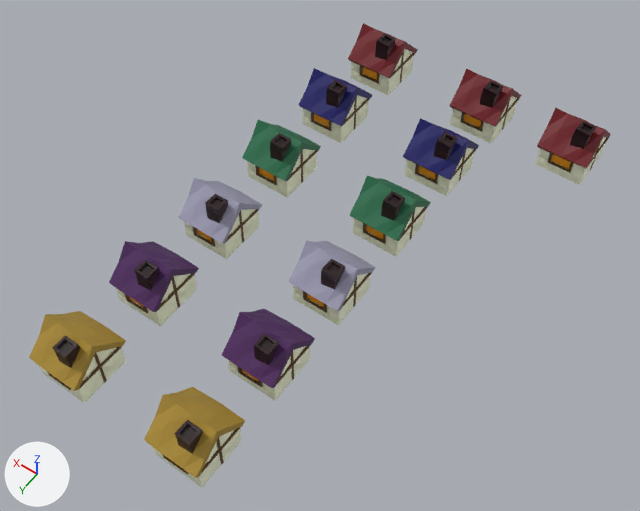
The Blender file src/Settlement.blend, before and after one commit.
One viewpoint serves both versions: a 50 mm lens placed at (-1.67, 3.95, 6.67), pointed at (1.28, -0.17, 0.19). Arrows for +X, +Y and +Z are at lower left; the lights stay in place.

In view in the first picture: 'BlueCombined', 'GreenCombined', 'PurpleCombined', 'RedCombined', 'WhiteCombined', 'YellowCombined', 'bodyRed', 'chimneyRed', 'framingRed', 'roof', 'roofGreen', 'roofPurple', 'roofRed', 'roofWhite', 'roofYellow'.
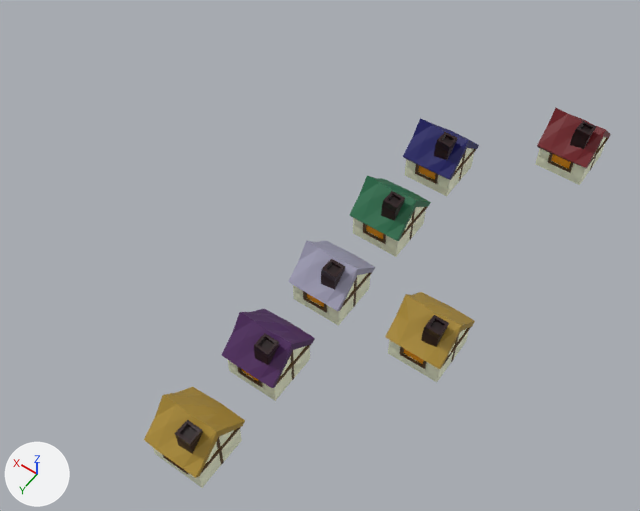
Pixel boxes [x1, y1, x2, y2] of what changed, in the pictures (640 x 511 px; the box of a moved part takes in the faces that stretch with it):
'bodyRed', reshaped, moved: before [450, 96, 517, 144]; after [385, 292, 475, 382]
'YellowCombined', deleted: before [29, 311, 126, 403]
'PurpleCombined', deleted: before [109, 241, 199, 327]
'WhiteCombined', deleted: before [178, 178, 262, 259]
'GreenCombined', deleted: before [242, 120, 321, 198]
'BlueCombined', deleted: before [299, 68, 372, 143]
'RedCombined', deleted: before [348, 23, 418, 95]
'roofRed', deleted: before [450, 69, 521, 127]
'chimneyRed', deleted: before [480, 81, 503, 108]
'framingRed', deleted: before [461, 98, 519, 132]
part 1 of me_cube_017, moved or reshaped: before [450, 96, 517, 144]; after [388, 329, 469, 382]
part 2 of me_cube_017, moved or reshaped: before [464, 114, 481, 127]; after [403, 349, 423, 364]
part 3 of me_cube_017, added (yellow): after [385, 292, 475, 369]

The change, as a diff of the scene's bpy script:
```diff
--- a/src/Settlement.blend.py
+++ b/src/Settlement.blend.py
@@ mat_roofred @@
+mat_roofred = principled_material('RoofRed')
+mat_roofred.base_color = (0.418, 0.266, 0.0356)  # yellow #ad8d35
@@ me_cube_017 @@
 # used by ob_bodyred; location = (1.019, -2.812, 0.255)
-me_cube_017.from_pydata(...)  # 340 vertices, 676 faces; spans x -0.273..0.267, y -0.265..0.261, z -0.256..0.25
+me_cube_017.from_pydata(...)  # 737 vertices, 1410 faces; spans x -0.273..0.278, y -0.311..0.3, z 0.0..0.643
+# me_cube_017 part 1: the loose piece of 316 vertices spanning x -0.273..0.267, y -0.265..0.261, z -0.256..0.25 is moved by (0.0, 0.0, 0.256)
+# me_cube_017 part 2: the loose piece of 24 vertices spanning x -0.124..0.126, y 0.237..0.25, z -0.125..0.001 is moved by (0.0, 0.0, 0.256)
+# me_cube_017 part 3: 397 vertices added at x -0.269..0.278, y -0.311..0.3, z 0.003..0.643
 me_cube_017.materials.append(mat_material_001)
+me_cube_017.materials.append(mat_material_003)
+me_cube_017.materials.append(mat_material_002)
+me_cube_017.materials.append(mat_roofred)  # yellow #ad8d35
@@ ob_bodyred @@
 ob_bodyred = bpy.data.objects.new('bodyRed', me_cube_017)
-ob_bodyred.location = (1.019, -2.812, 0.255)
+ob_bodyred.location = (0.0, 0.0, 0.0)
@@ ob_chimneyred @@
-ob_chimneyred = bpy.data.objects.new('chimneyRed', me_cube_020)
-ob_chimneyred.location = (1.019, -2.812, 0.741)
@@ ob_framingred @@
-ob_framingred = bpy.data.objects.new('framingRed', me_cube_019)
-ob_framingred.location = (0.775, -2.814, 0.253)
-ob_framingred.scale = (0.298, 0.298, 0.439)
@@ ob_roofred @@
-ob_roofred = bpy.data.objects.new('roofRed', me_cube_018)
-ob_roofred.location = (1.019, -2.812, 0.741)
@@ ob_redcombined @@
-ob_redcombined = bpy.data.objects.new('RedCombined', me_cube_041)
-ob_redcombined.location = (2.344, -2.798, 0.204)
@@ ob_bluecombined @@
-ob_bluecombined = bpy.data.objects.new('BlueCombined', me_cube_045)
-ob_bluecombined.location = (2.344, -1.88, 0.204)
@@ ob_greencombined @@
-ob_greencombined = bpy.data.objects.new('GreenCombined', me_cube_049)
-ob_greencombined.location = (2.344, -0.935, 0.204)
@@ ob_whitecombined @@
-ob_whitecombined = bpy.data.objects.new('WhiteCombined', me_cube_055)
-ob_whitecombined.location = (2.344, 0.027, 0.204)
-ob_whitecombined.scale = (0.298, 0.298, 0.439)
@@ ob_purplecombined @@
-ob_purplecombined = bpy.data.objects.new('PurpleCombined', me_cube_059)
-ob_purplecombined.location = (2.344, 0.961, 0.204)
-ob_purplecombined.scale = (0.298, 0.298, 0.439)
@@ ob_yellowcombined @@
-ob_yellowcombined = bpy.data.objects.new('YellowCombined', me_cube_061)
-ob_yellowcombined.location = (2.344, 1.914, 0.204)
```
